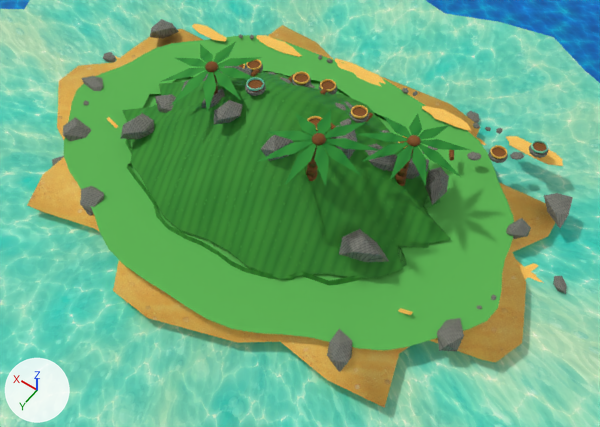
Renders of the Blender file RedFortress2/MultiPassRendering/res/model/stage-select1/world1.blend from each side of a commit.
The view is the same before and after, from a 50 mm camera at (-24.8, 32.3, 46.5) aimed at (-3.3, 2.2, -0.8). The axes (+X, +Y, +Z) are drawn at lower left. The lights are the same throughout. The first picture is the older version.

The older version as bpy lines, for what is in view:
```python
ob_rf1_grassgapfillsurface = bpy.data.objects.new('RF1_GrassGapFillSurface', me_rf1_grassgapfillsurface_mesh)
ob_rf1_grassgapfillsurface.location = (0.0, 0.0, 0.0)
ob_rf1_mountainoutcrop_00 = bpy.data.objects.new('RF1_MountainOutcrop_00', me_ico球)
ob_rf1_mountainoutcrop_00.location = (-10.5, -4.5, 1.35)
ob_rf1_mountainoutcrop_00.rotation_euler = (0.0362, 0.123, 5.074)  # degrees (2.1, 7, 291)
ob_rf1_mountainoutcrop_00.scale = (1.55, 0.85, 0.75)
ob_stageselect_centralmountain = bpy.data.objects.new('StageSelect_CentralMountain', me_stageselect_centralmountainmesh)
ob_stageselect_centralmountain.location = (0.0, 0.0, 0.0)
ob_stageselect_centralmountainsideband = bpy.data.objects.new('StageSelect_CentralMountainSideBand', me_stageselect_centralmountainsidebandmesh)
ob_stageselect_centralmountainsideband.location = (0.0, 0.0, 0.0)
ob_stageselect_sandyislandbase_001 = bpy.data.objects.new('StageSelect_SandyIslandBase.001', me_stageselect_sandyislandbase_zupmesh)
ob_stageselect_sandyislandbase_001.location = (0.0, 0.0, 0.0)
# also in view: 'RF1_CoastFormation_03' at (-12.0, 9.8, -0.5); 'RF1_MountainOutcrop_10' at (-9.7, 3.8, 1.8); 'StageSelect_ShallowWaterRing.001' at (0.3, 0.8, -2.1); 'StageSelect_DeepSea.001' at (0.0, 0.0, -2.3); 'RF1_CoastFormation_02' at (-17.1, 4.5, -0.6)
```
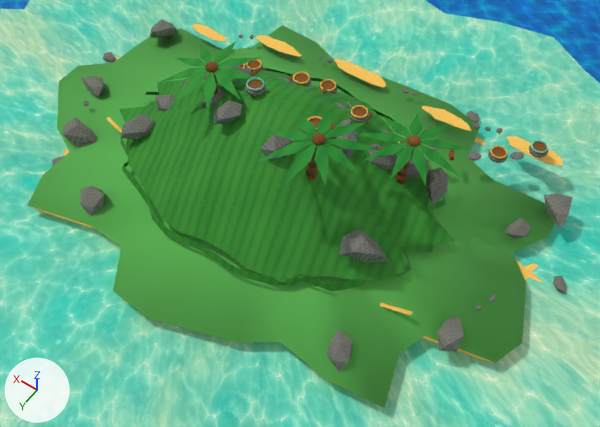
What differs and where, as boxes [x1, y1, x2, y2] in the pictures (600 x 427 px):
```json
{"object": "RF1_GrassGapFillSurface", "change": "deleted", "before": [64, 35, 514, 350], "on screen": "green"}
{"object": "StageSelect_CentralMountain", "change": "rescaled", "before": [122, 70, 451, 280], "after": [119, 70, 455, 282]}
{"object": "StageSelect_CentralMountainSideBand", "change": "rescaled", "before": [125, 71, 440, 286], "after": [120, 68, 446, 291]}
{"part": 1, "of": "me_stageselect_sandyislandbase_zupmesh", "change": "recoloured", "before": [28, 25, 555, 408], "after": [28, 25, 555, 408]}
```

The change, as JSON lines over the scene's bpy script:
```json
{"block": "me_stageselect_sandyislandbase_zupmesh", "where": "me_stageselect_sandyislandbase_zupmesh.from_pydata(...)  # 81 vertices, 80 faces; spans x -21.0..21.2, y -14.2..14.9, z -4.7..-0.9"}
{"block": "me_stageselect_sandyislandbase_zupmesh", "where": "# used by ob_stageselect_sandyislandbase_001; location = (0.0, 0.0, 0.0)"}
{"block": "me_stageselect_sandyislandbase_zupmesh", "change": "me_stageselect_sandyislandbase_zupmesh part 1: all 40 faces centred in x -13.8..14.1, y -9.4..9.9, z -1.1..-1.0 switch from mat_warmsand (picture img_stageselectsand_png) to mat_rf1_grassgapfillgreen (green #59b550)"}
{"op": "set", "path": "ob_stageselect_centralmountain.scale", "old": "(1.0, 1.0, 1.0)", "new": "(1.02, 1.02, 1.0)"}
{"op": "set", "path": "ob_stageselect_centralmountainsideband.scale", "old": "(1.0, 1.0, 1.0)", "new": "(1.03, 1.03, 1.0)"}
{"op": "remove", "block": "ob_rf1_grassgapfillsurface", "code": ["ob_rf1_grassgapfillsurface = bpy.data.objects.new('RF1_GrassGapFillSurface', me_rf1_grassgapfillsurface_mesh)", "ob_rf1_grassgapfillsurface.location = (0.0, 0.0, 0.0)"]}
```
